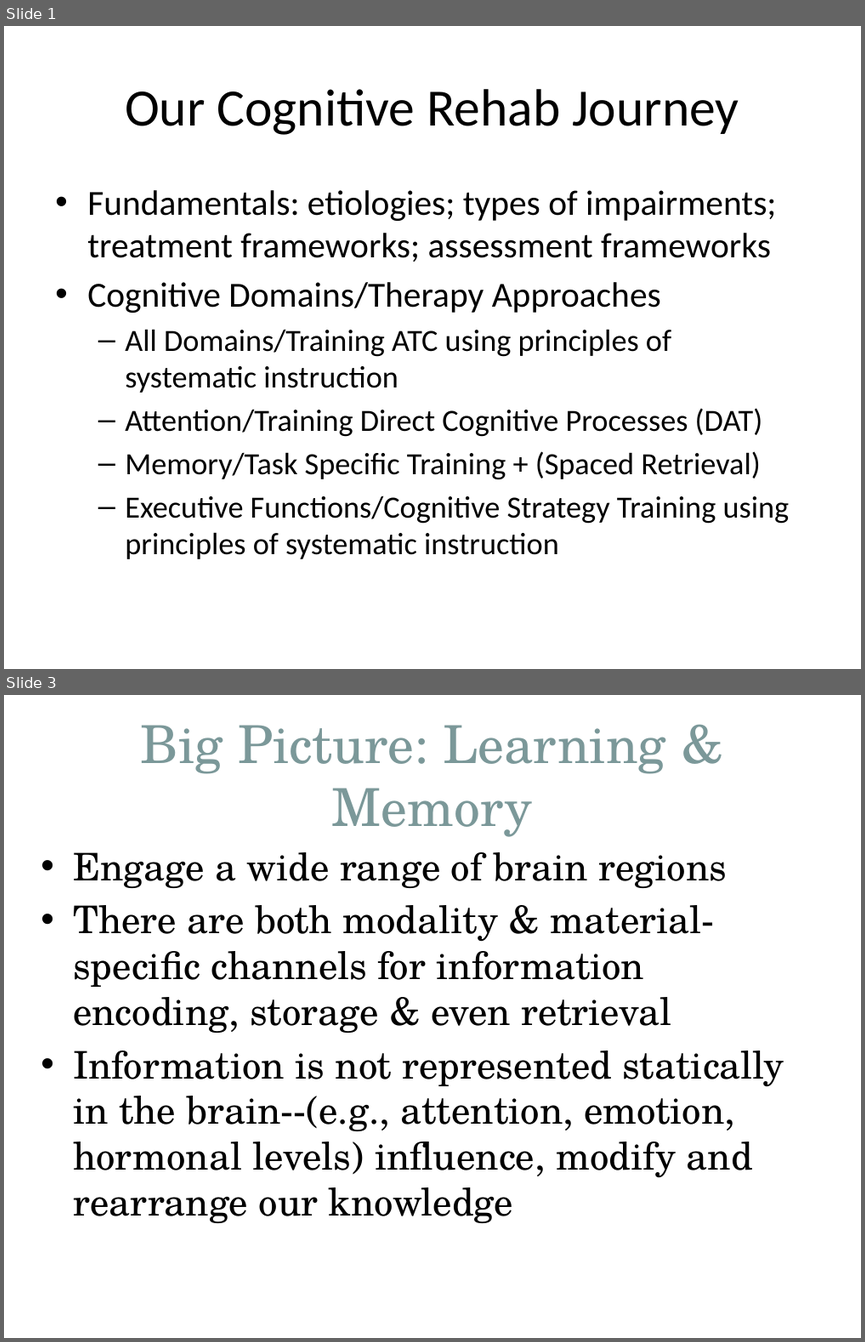
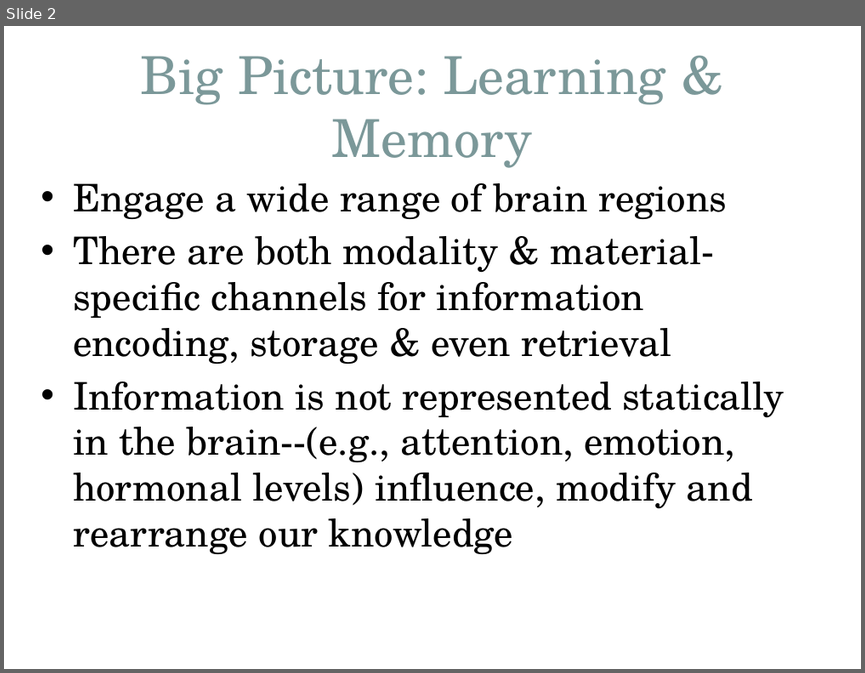
Before and after one commit to Jim-Wright90/cds_663_winter_2021, a slide deck: slides/Week4_Memory_21.pptx. Shown one above the other, each under a label of ours: slides 1 and 3 before the commit, slide 2 after it; the slides between them are not shown. The pictures are 865x1342 and 865x673 pixels, drawn with LibreOffice and Linux fonts; fonts in the diff are those of the drawing. Boxes give left, top, right and bottom in pixels: in the first picture for what was removed or moved away, otherwise in the second. Text is boxed around its words. In the diff, an @@ line names an element or a change of style, - is before the commit and + after.

Commit message:
updates to week 4 memory slides

```diff
--- a/slides/Week4_Memory_21.pptx
+++ b/slides/Week4_Memory_21.pptx
@@ slide 1 removed at (4,26,861,669), background #FFFFFF @@
@@ title removed at (125,89,738,135) @@
-Our Cognitive Rehab Journey
@@ text removed at (87,190,789,559) @@
-• Fundamentals: etiologies; types of impairments; treatment frameworks; assessment frameworks
-• Cognitive Domains/Therapy Approaches
-  – All Domains/Training ATC using principles of systematic instruction
-  – Attention/Training Direct Cognitive Processes (DAT)
-  – Memory/Task Specific Training + (Spaced Retrieval)
-  – Executive Functions/Cognitive Strategy Training using principles of systematic instruction
@@ what was slide 3 is now slide 2 @@
```
Also in this commit, not shown: 4 slides changed, 4 other slides removed.
